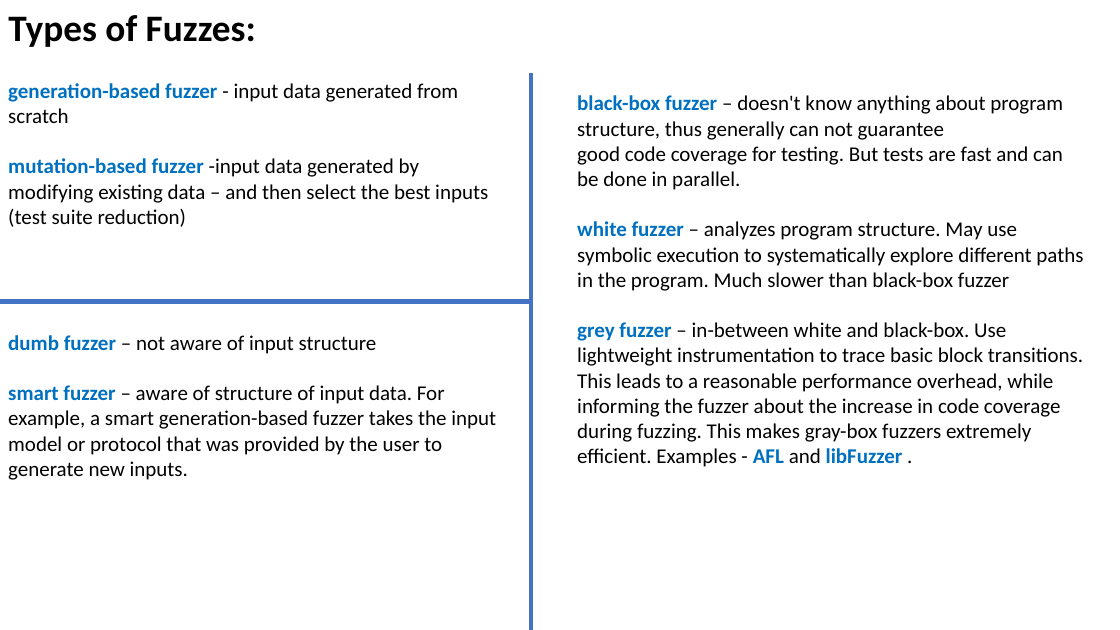
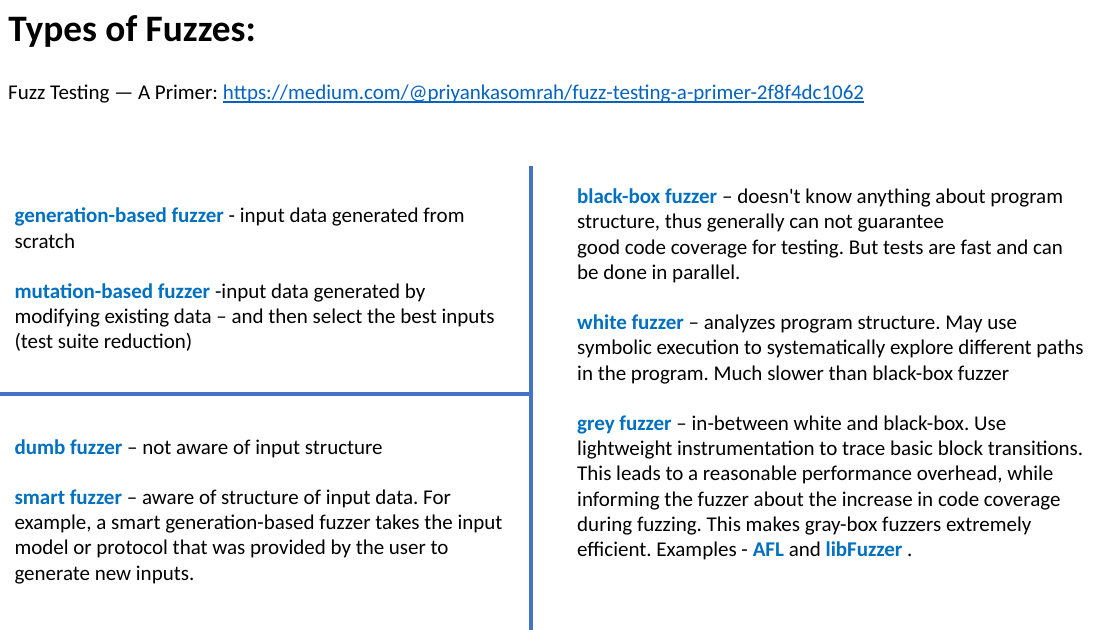
Before and after one commit to lselector/ml_ai_doc, a slide deck: slide 2 of fuzzing.pptx. Drawn at 1120x630 pixels with LibreOffice and Linux fonts; fonts in the diff are those of the drawing. Boxes give left, top, right and bottom in pixels: in the first picture for what was removed or moved away, otherwise in the second. Text is boxed around its words. In the diff, an @@ line names an element or a change of style, - is before the commit and + after.

Commit message:
updated fuzzing

```diff
--- a/fuzzing.pptx
+++ b/fuzzing.pptx
@@ text added at [8,84,864,103], 18 pt, text #0563C1, underline @@
+Fuzz Testing — A Primer: https://medium.com/@priyankasomrah/fuzz-testing-a-primer-2f8f4dc1062
@@ line moved from (531, 73) - (531, 630) to (531, 166) - (531, 630) @@
@@ text "black-box fuzzer – doesn't know ...": place and size @@
-text "black-box fuzzer – doesn't know ..." at [577,95,1083,467]
+text "black-box fuzzer – doesn't know ..." at [577,188,1083,560]
@@ text "generation-based fuzzer - input data ...": place and size @@
-text "generation-based fuzzer - input data ..." at [8,83,496,480]
+text "generation-based fuzzer - input data ..." at [15,207,495,351]
@@ text at [8,335,496,480]: paragraphs removed @@
-dumb fuzzer – not aware of input structure
-smart fuzzer – aware of structure of input data. For example, a smart generation-based fuzzer takes the input model or protocol that was provided by the user to generate new inputs.
@@ line moved from (530, 302) - (0, 302) to (530, 394) - (0, 394) @@
@@ text added at [15,439,503,584], 18 pt, text #000000 @@
+dumb fuzzer – not aware of input structure
+smart fuzzer – aware of structure of input data. For example, a smart generation-based fuzzer takes the input model or protocol that was provided by the user to generate new inputs.
```
Also in this commit, not shown: 1 other slide changed, 1 slide added, 1 other file.
